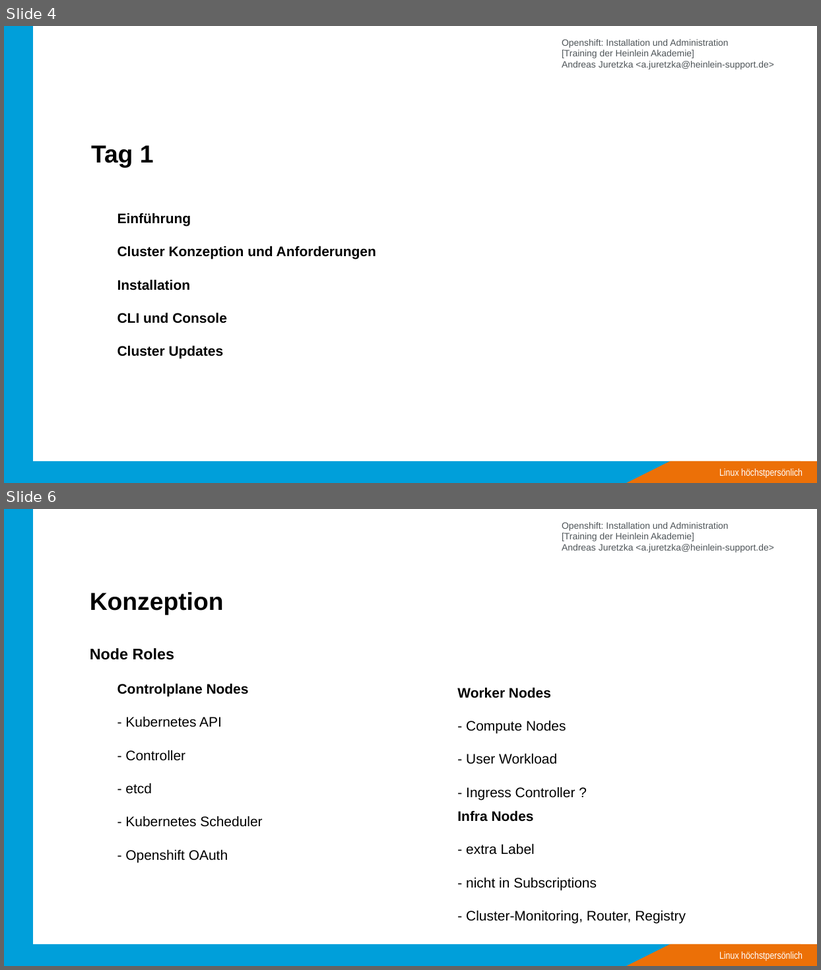
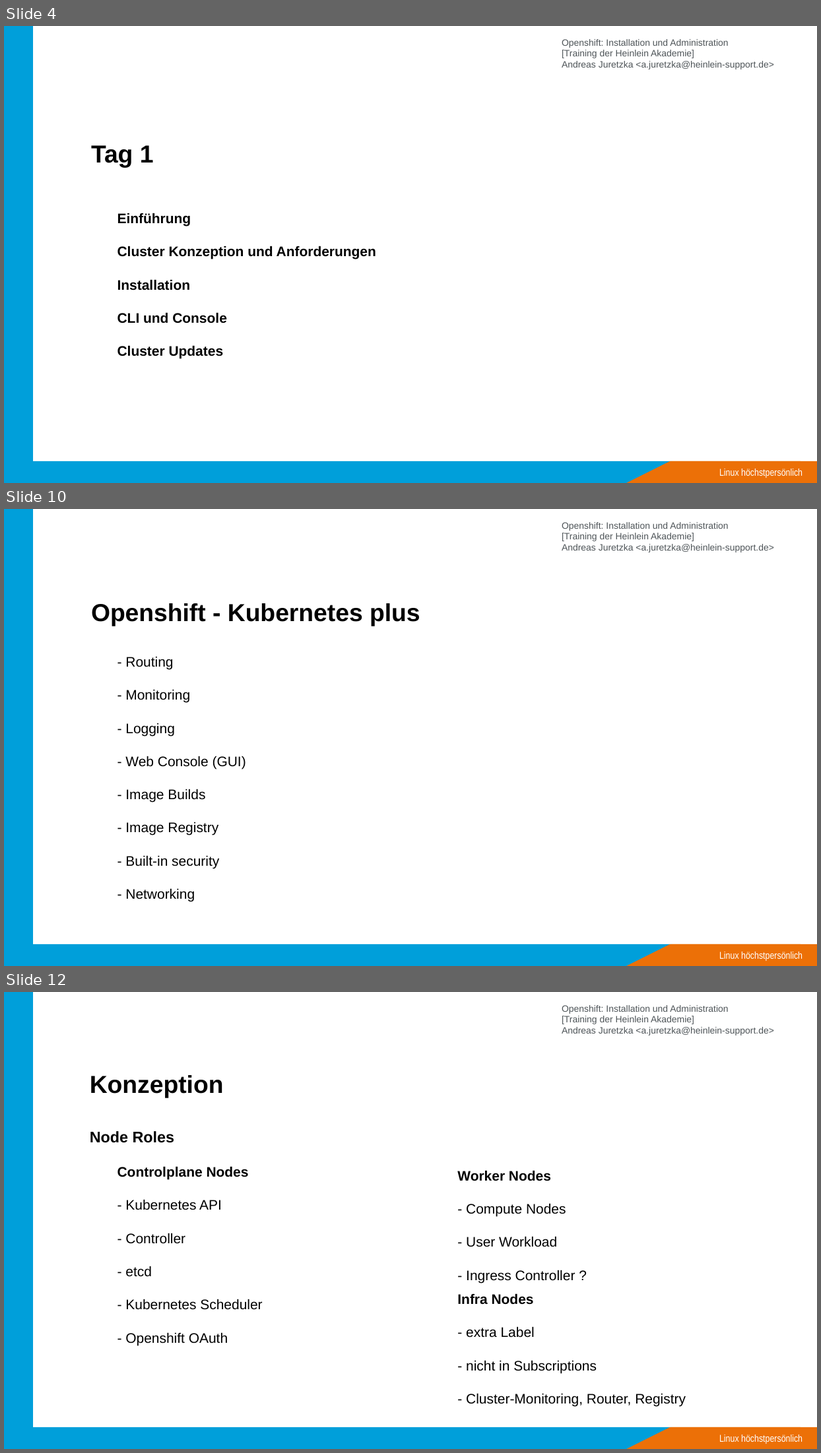
Before and after one commit to ajayten/openshift-kurs-folien, a slide deck: kurs-folien.odp. Shown one above the other, each under a label of ours: slides 4 and 6 before the commit, slides 4, 10 and 12 after it; the slides between them are not shown. The pictures are 821x970 and 821x1453 pixels, drawn with LibreOffice and Linux fonts; fonts in the diff are those of the drawing; background and template pictures are left out. Boxes give left, top, right and bottom in pixels: in the first picture for what was removed or moved away, otherwise in the second. Text is boxed around its words. In the diff, an @@ line names an element or a change of style, - is before the commit and + after.

```diff
--- a/kurs-folien.odp
+++ b/kurs-folien.odp
@@ slide 10 added at (4,509,817,966), background #FFFFFF; not listed: 5 template elements that a slide beside it also shows @@
@@ title added at (91,603,420,626), 32 pt, text #000000, bold @@
+Openshift - Kubernetes plus
@@ text added at (125,656,246,902), 18 pt, text #000000 @@
+- Routing
+- Monitoring
+- Logging
+- Web Console (GUI)
+- Image Builds
+- Image Registry
+- Built-in security
+- Networking
@@ what was slide 6 is now slide 12 @@
```
Also in this commit, not shown: 1 slide changed, 6 other slides added, 1 slide removed, 1 other file.
